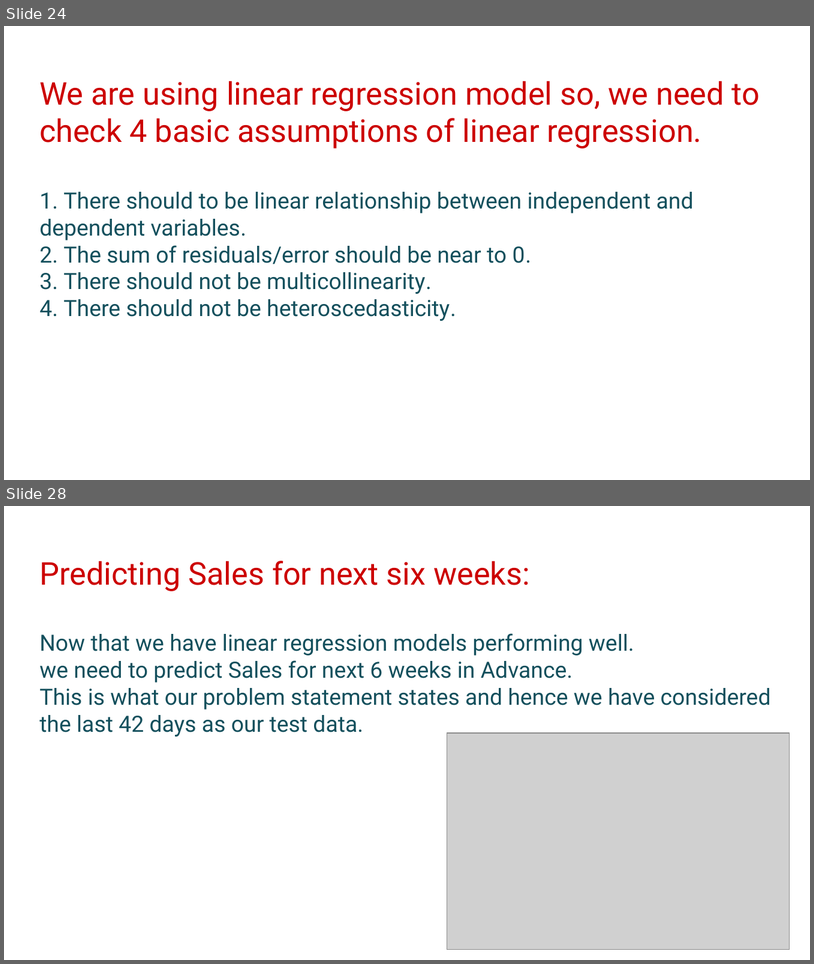
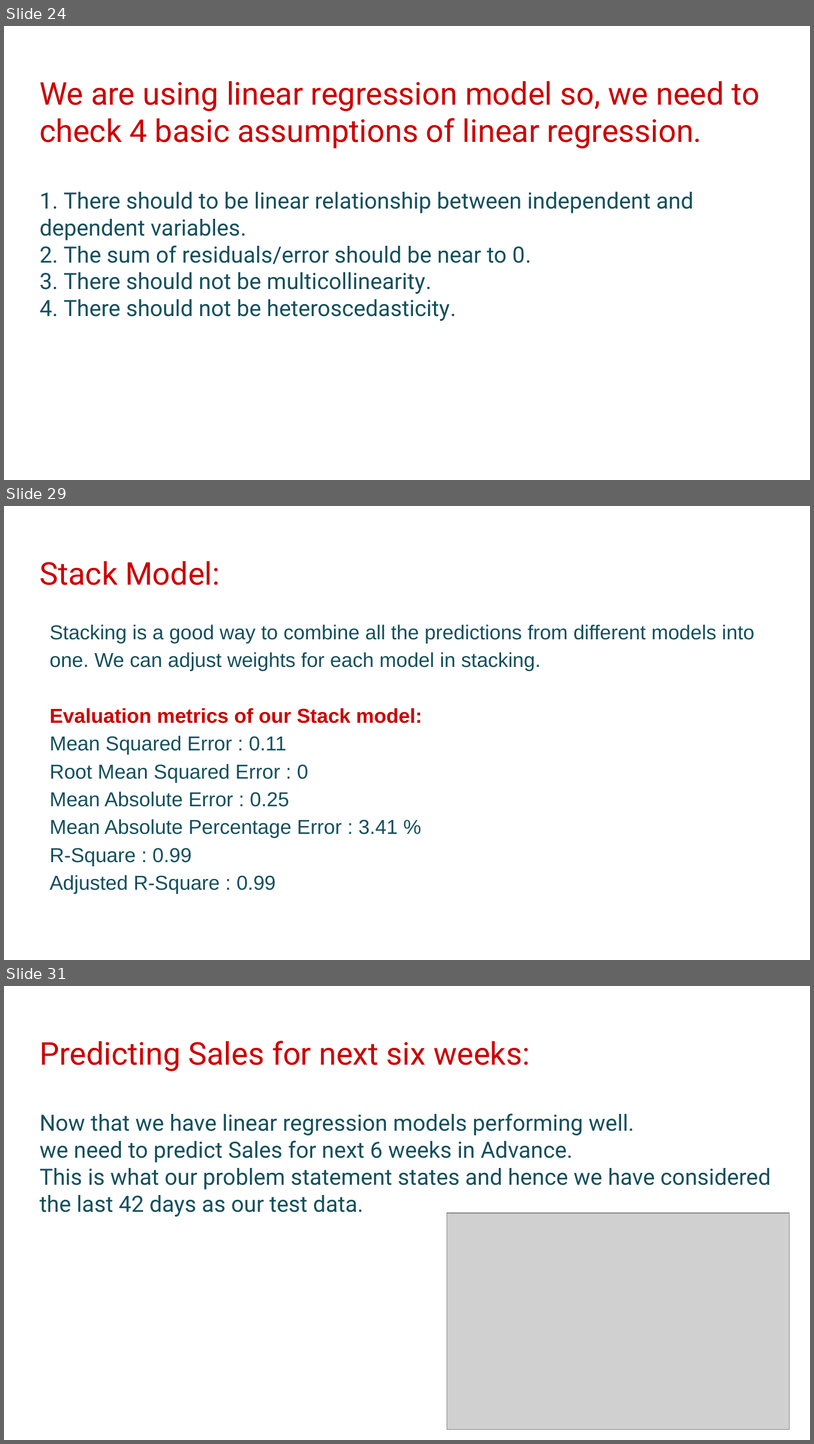
Before and after one commit to hrithikwel8/Rossmann_Sales_Prediction, a slide deck: Rossmann_Sales_Prediction_ppt.pptx. Shown one above the other, each under a label of ours: slides 24 and 28 before the commit, slides 24, 29 and 31 after it; the slides between them are not shown. The pictures are 814x964 and 814x1444 pixels, drawn with LibreOffice and Linux fonts; fonts in the diff are those of the drawing; grey boxes stand for pictures; background and template pictures are left out. Boxes give left, top, right and bottom in pixels: in the first picture for what was removed or moved away, otherwise in the second. Text is boxed around its words. In the diff, an @@ line names an element or a change of style, - is before the commit and + after.

```diff
--- a/Rossmann_Sales_Prediction_ppt.pptx
+++ b/Rossmann_Sales_Prediction_ppt.pptx
@@ slide 29 added at (x1=4, y1=506, x2=810, y2=960), background #FFFFFF @@
@@ title added at (x1=39, y1=561, x2=220, y2=585), 28 pt, text #CC0000 @@
+Stack Model:
@@ text added at (x1=50, y1=624, x2=755, y2=893), 18 pt, text #134F5C @@
+Stacking is a good way to combine all the predictions from different models into one. We can adjust weights for each model in stacking.
+Evaluation metrics of our Stack model:
+Mean Squared Error : 0.11
+Root Mean Squared Error : 0
+Mean Absolute Error : 0.25
+Mean Absolute Percentage Error : 3.41 %
+R-Square : 0.99
+Adjusted R-Square : 0.99
@@ what was slide 28 is now slide 31 @@
```
Also in this commit, not shown: 3 slides changed, 6 other slides added, 3 slides removed.
